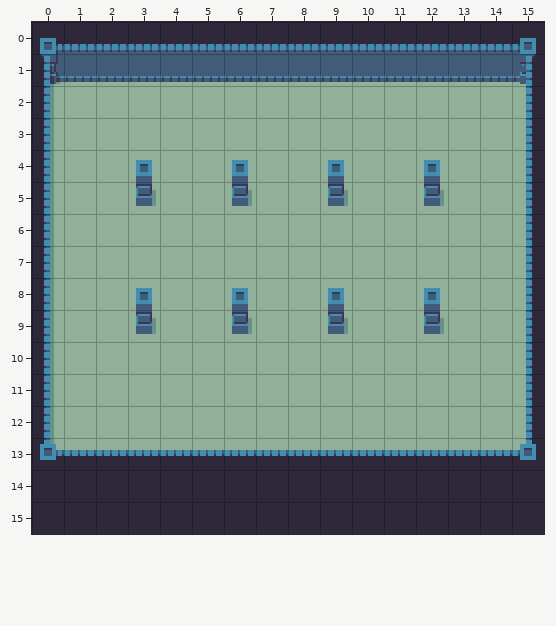
Two versions of a level (Tiled map (JSON), src/assets/maps/testmap.tmj). The first picture shows the starting point.
Cells are 16x16 px. Shown: x 0..15, y 0..15.
After:
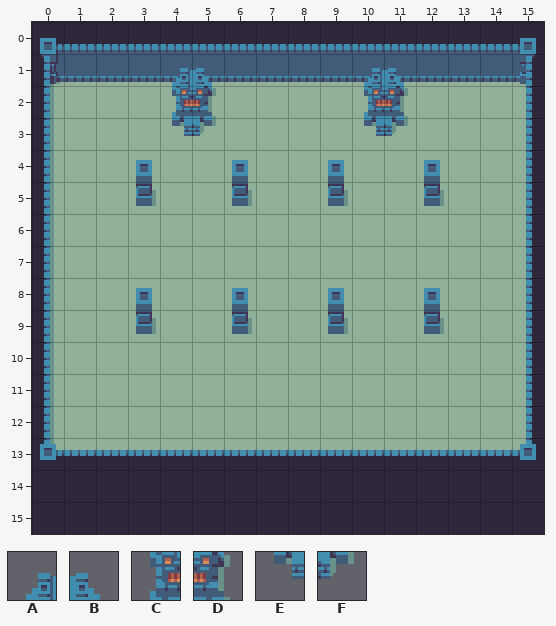
Key: from "dungeon_sheet": A 18, B 19, C 42, D 43, E 66, F 67.
_ is an empty cell, . an unchanged one.
Tiles of an added or newly shown layer are drawn over the layers below it.
From old to new:
--- layer "Tile Layer 3" (added)
@@ x 4..11 @@
- 1 __....__
- 2 __....__
- 3 __....__
+ 1 AB....AB
+ 2 CD....CD
+ 3 EF....EF
Changed places in both pictures, as pixel boxes (x1, y1, x2, y2):
added: (172, 68, 216, 136)
added: (364, 68, 408, 136)
